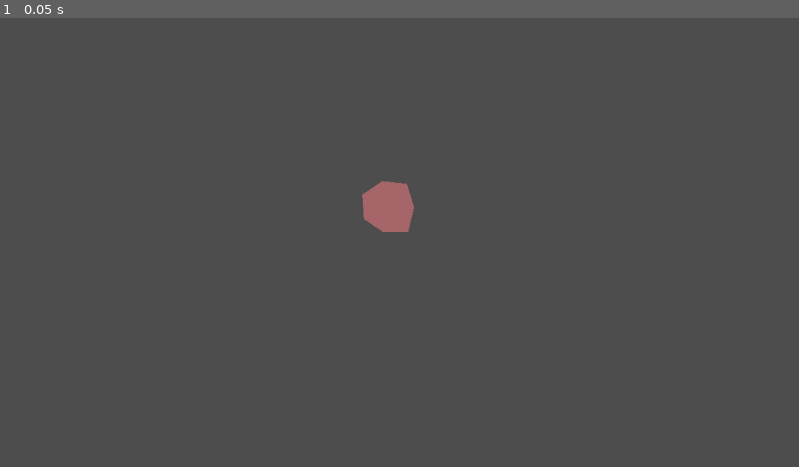
Above: before the commit, frame 1.
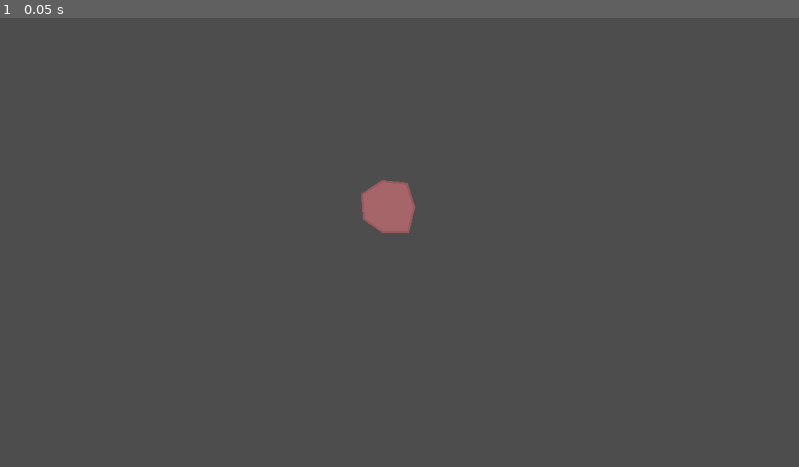
Above: after the commit, the same moment.

Repository: fatihceyln/a-game-about-feeding-a-black-hole
Game: Godot game, scene res://asteroid/asteroid_test.tscn
The game is run twice, just before and just after one commit, with the same random seed, the same clock (stepped at 60 frames per second) and the same inputs. The project has no main scene, so this scene is started directly.
Inputs:
- Up to frame 1 (0.05 s): no input

The runs differ from the first frame. In frame 1, less than 0.1% of the frame differs, in the area x 45-53%, y 36-48%.

Commit message:
Add outline to Asteroid shape and update scene configuration

Diff:
--- a/asteroid/asteroid.gd
+++ b/asteroid/asteroid.gd
@@ -5,13 +5,23 @@
 const POINT_COUNT_RANGE: Vector2i = Vector2i(7, 11)
 const RADIUS_RATIO_RANGE: Vector2 = Vector2(0.85, 1.16)
 
+const OUTLINE_COLOR: Color = Color(0.595, 0.352, 0.368, 1.0)
+const OUTLINE_WIDTH: float = 3.0
+
 @export var radius: float = 40.0
+
 @onready var shape: Polygon2D = $Shape
+@onready var outline: Line2D = $Outline
 
 func _ready() -> void:
 	var points: PackedVector2Array = make_polygon_points()
 	shape.polygon = points
 	shape.color = BASE_COLOR
+
+	outline.points = points
+	outline.default_color = OUTLINE_COLOR
+	outline.closed = true
+	outline.width = OUTLINE_WIDTH
 
 
 func make_polygon_points() -> PackedVector2Array:
--- a/asteroid/asteroid.tscn
+++ b/asteroid/asteroid.tscn
@@ -6,3 +6,5 @@
 script = ExtResource("1_da5kf")
 
 [node name="Shape" type="Polygon2D" parent="." unique_id=1857766677]
+
+[node name="Outline" type="Line2D" parent="." unique_id=313961372]
--- a/asteroid/asteroid_test.tscn
+++ b/asteroid/asteroid_test.tscn
@@ -6,4 +6,3 @@
 
 [node name="Asteroid" parent="." unique_id=378102197 instance=ExtResource("1_p6g8c")]
 position = Vector2(560, 273)
-size = 40.0
